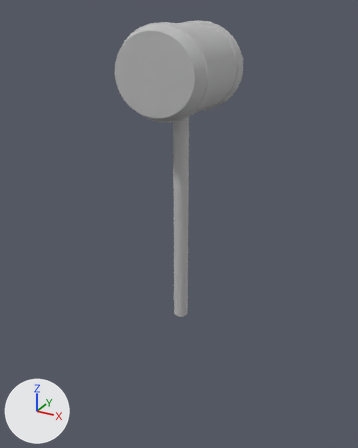
Two versions of the FBX model Assets/FBX/FinalModels/Mallet_Final.fbx, one commit apart.
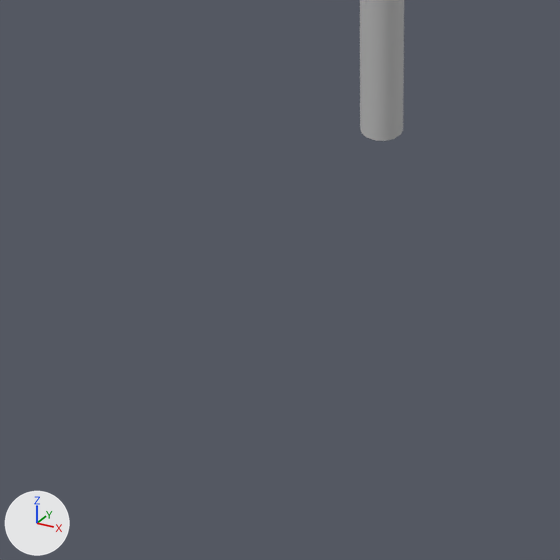
Each version is shown whole from a 50 mm camera at (0.428, -0.786, 0.599) aimed at (-0.016, 0.022, 0.195), then close up on the part from 17% to 66% of the width and 61% to 100% of the height. Arrows for +X, +Y and +Z are at lower left; the lights stay in place. Where no turn or scale is listed for an object, it has been applied to the vertices.

Names of what the first close-up shows: 'Mallet'.
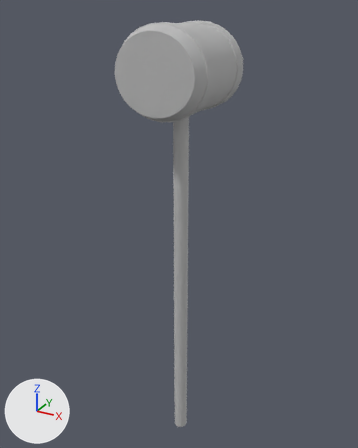
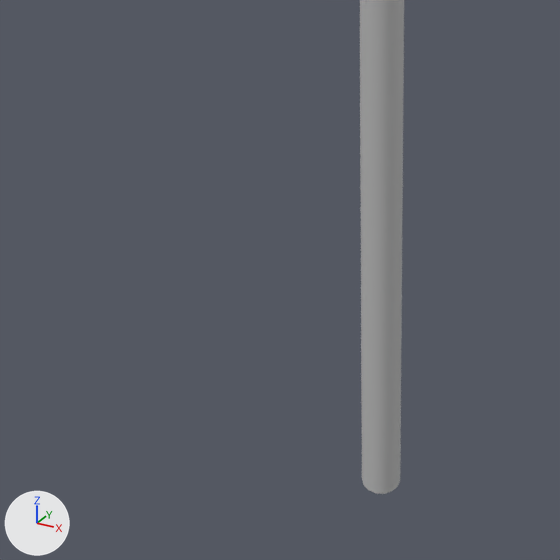
The newer file is also turned or shifted as a whole; pictures and numbers use the older file's frame.

Boxes [x1, y1, x2, y2] around the edits, measured in the close-ups (560 x 560 px):
'Mallet', reshaped
    before: [360, 0, 404, 141]
    after: [360, 0, 404, 494]

The change, as a diff of the scene's bpy script:
```diff
--- a/Assets/FBX/FinalModels/Mallet_Final.fbx.py
+++ b/Assets/FBX/FinalModels/Mallet_Final.fbx.py
@@ me_mesh @@
 me_mesh.from_pydata(...)  # 605 vertices, 630 faces; spans x -0.086..0.086, y -0.094..0.094, z 0.0..0.576
 # used by ob_mallet; location = (0.0, 0.0, 0.0)
+# me_mesh part 1: the loose piece of 43 vertices spanning x -0.014..0.014, y -0.014..0.014, z 0.0..0.431 is scaled about its middle by (1, 1, 1.72), then moved by (0.0, 0.0, -0.155)
 me_mesh.materials.append(mat_mallet_mat)
```
